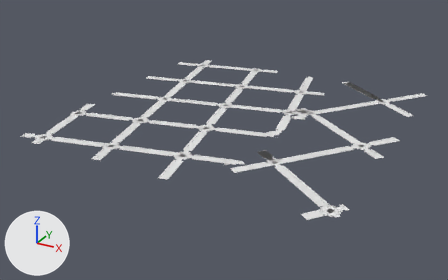
The glTF model game/assets/city/roads/roads_-1_1.gltf as it was, and as the next commit left it.
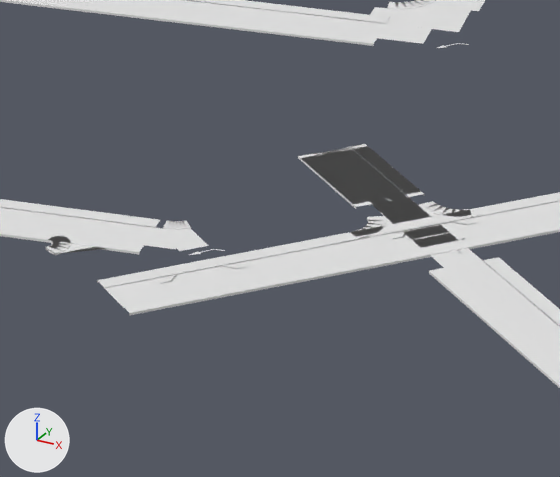
The first picture shows the older version from a camera (50 mm lens) standing at (190.0, -1634.0, 383.0) and looking at (-272.0, -794.0, -38.0). The close-ups show the older and then the newer version on the part from 49% to 65% of the width and 47% to 69% of the height of that picture. Only the edits that show in the close-ups are written down. The axes (+X, +Y, +Z) are drawn at lower left. The lights are the same throughout. Materials are left out; every surface is plain grey. Objects named as collision shapes, trigger or cutter boxes, shadow casters or lower levels of detail are left out. Vertices at exactly the same position are counted once.

Objects in the first close-up: 'roads_-1_1_Road_Tactile_Strip', 'roads_-1_1_SH_kerb', 'roads_-1_1_SH_road_marking_white', 'roads_-1_1_SH_road_marking_yellow', 'roads_-1_1_SH_sidewalk', 'roads_-1_1_SH_wet_asphalt'.
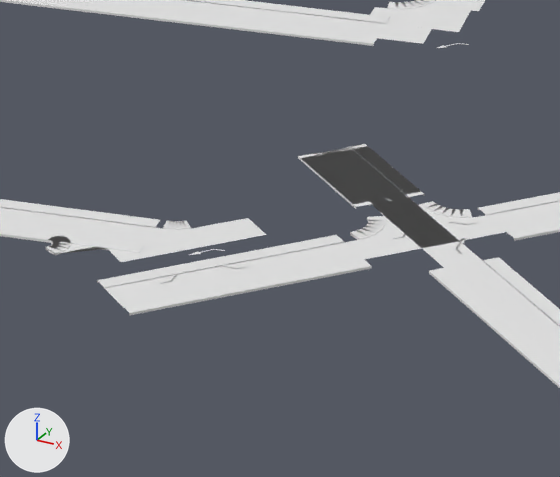
Changed parts and their boxes (x1, y1, x2, y2) in the close-ups (560 x 477 px; the box of a moved part takes in the faces that stretch with it):
```json
{"part": 1, "of": "me_roads__1_1_road_tactile_strip", "change": "deleted", "before": [342, 213, 508, 261]}
{"part": 2, "of": "me_roads__1_1_sh_kerb", "change": "deleted", "before": [344, 214, 506, 260]}
{"part": 3, "of": "me_roads__1_1_sh_sidewalk", "change": "cut back", "before": [337, 208, 514, 268], "after": [362, 226, 380, 233]}
{"part": 4, "of": "me_roads__1_1_sh_wet_asphalt", "change": "moved or reshaped", "before": [60, 218, 468, 254], "after": [59, 216, 505, 262]}
```

Edits to the scene script, one JSON object a line:
```json
{"block": "me_roads__1_1_road_tactile_strip", "where": "# used by ob_roads__1_1_road_tactile_strip; location = (0.0, 0.0, 0.0)"}
{"op": "remove", "block": "me_roads__1_1_road_tactile_strip", "code": "me_roads__1_1_road_tactile_strip.from_pydata(...)  # 2388 vertices, 2200 faces; spans x -517.0..5.0, y -1027.0..-505.0, z 0.0"}
{"op": "add", "block": "me_roads__1_1_road_tactile_strip", "code": "me_roads__1_1_road_tactile_strip.from_pydata(...)  # 2356 vertices, 2164 faces; spans x -517.0..5.0, y -1027.0..-505.0, z 0.0"}
{"block": "me_roads__1_1_road_tactile_strip", "change": "me_roads__1_1_road_tactile_strip part 1: 16 vertices removed from x -140.0..-121.0, y -915.0..-895.0, z 0.0"}
{"block": "me_roads__1_1_road_tactile_strip", "change": "other edits to the shape of me_roads__1_1_road_tactile_strip do not show in these pictures"}
{"block": "me_roads__1_1_sh_kerb", "where": "# used by ob_roads__1_1_sh_kerb; location = (0.0, 0.0, 0.0)"}
{"op": "remove", "block": "me_roads__1_1_sh_kerb", "code": "me_roads__1_1_sh_kerb.from_pydata(...)  # 6706 vertices, 8344 faces; spans x -517.0..4.0, y -1027.0..-506.0, z 0.0"}
{"op": "add", "block": "me_roads__1_1_sh_kerb", "code": "me_roads__1_1_sh_kerb.from_pydata(...)  # 6658 vertices, 8272 faces; spans x -517.0..4.0, y -1027.0..-506.0, z 0.0"}
{"block": "me_roads__1_1_sh_kerb", "change": "me_roads__1_1_sh_kerb part 2: 24 vertices removed from x -139.0..-122.0, y -915.0..-895.0, z 0.0"}
{"block": "me_roads__1_1_sh_kerb", "change": "other edits to the shape of me_roads__1_1_sh_kerb do not show in these pictures"}
{"block": "me_roads__1_1_sh_sidewalk", "where": "# used by ob_roads__1_1_sh_sidewalk; location = (0.0, 0.0, 0.0)"}
{"op": "remove", "block": "me_roads__1_1_sh_sidewalk", "code": "me_roads__1_1_sh_sidewalk.from_pydata(...)  # 7526 vertices, 8344 faces; spans x -520.0..6.0, y -1028.0..-503.0, z 0.0"}
{"op": "add", "block": "me_roads__1_1_sh_sidewalk", "code": "me_roads__1_1_sh_sidewalk.from_pydata(...)  # 7478 vertices, 8272 faces; spans x -520.0..6.0, y -1028.0..-503.0, z 0.0"}
{"block": "me_roads__1_1_sh_sidewalk", "change": "me_roads__1_1_sh_sidewalk part 3: 2 vertices moved within x -142.0, y -908.0, z 0.0; 24 vertices removed from x -142.0..-119.0, y -917.0..-893.0, z 0.0"}
{"block": "me_roads__1_1_sh_sidewalk", "change": "other edits to the shape of me_roads__1_1_sh_sidewalk do not show in these pictures"}
{"block": "me_roads__1_1_sh_wet_asphalt", "where": "me_roads__1_1_sh_wet_asphalt.from_pydata(...)  # 14531 vertices, 25633 faces; spans x -517.0..4.0, y -1026.0..-506.0, z 0.0"}
{"block": "me_roads__1_1_sh_wet_asphalt", "where": "# used by ob_roads__1_1_sh_wet_asphalt; location = (0.0, 0.0, 0.0)"}
{"block": "me_roads__1_1_sh_wet_asphalt", "change": "me_roads__1_1_sh_wet_asphalt part 4: 32 of 14531 vertices moved; they spanned x -185.0..-125.0, y -941.0..-895.0, z 0.0 and now span x -186.0..-118.0, y -943.0..-891.0, z 0.0; mean shift (0.0, 0.0, 0.0); largest move (-175.0, -928.0, 0.0) -> (-182.0, -937.0, 0.0)"}
```
